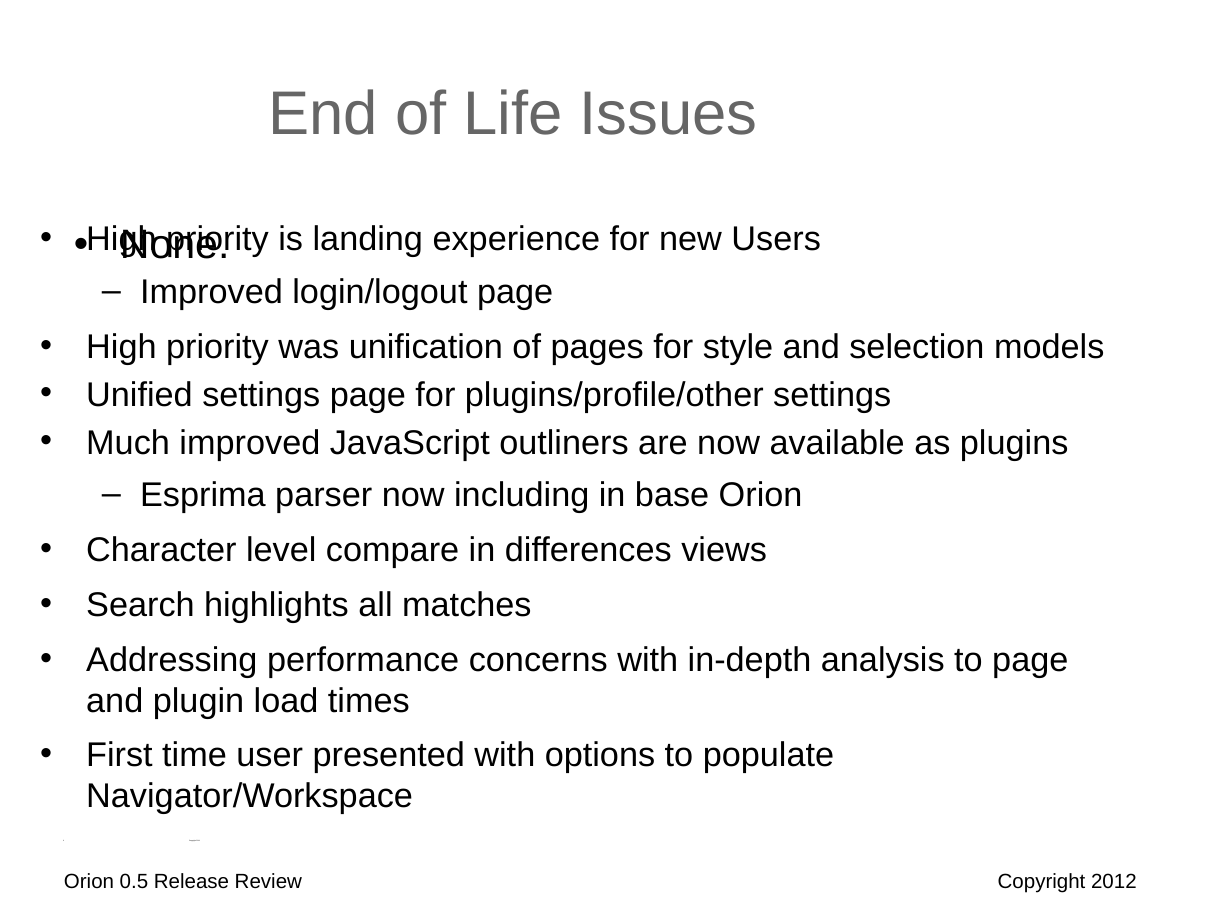
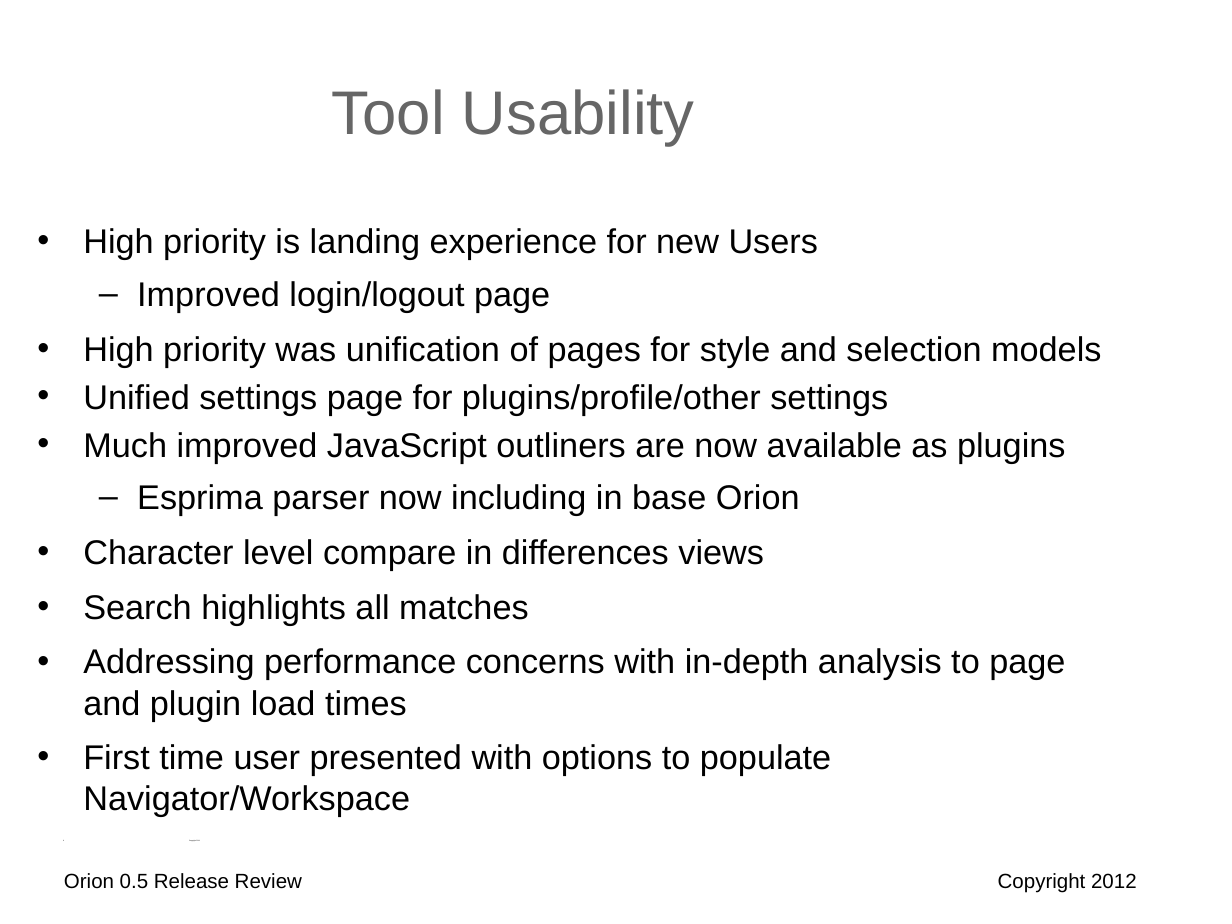
Before and after one commit to eclipse-archived/orion, a slide deck: slide 8 of reviews/orion-0-5-release-review.odp (slide 9 before the commit). Drawn at 1232x924 pixels with LibreOffice and Linux fonts; fonts in the diff are those of the drawing; background and template pictures are left out. Boxes give left, top, right and bottom in pixels: in the first picture for what was removed or moved away, otherwise in the second. Text is boxed around its words. In the diff, an @@ line names an element or a change of style, - is before the commit and + after.

```diff
--- a/reviews/orion-0-5-release-review.odp
+++ b/reviews/orion-0-5-release-review.odp
@@ title at box(332, 89, 695, 146): text changed @@
-End of Life Issues
+Tool Usability
@@ text removed at box(120, 226, 230, 259) @@
-• None.
```
Also in this commit, not shown: 1 other slide changed, 1 other file.
